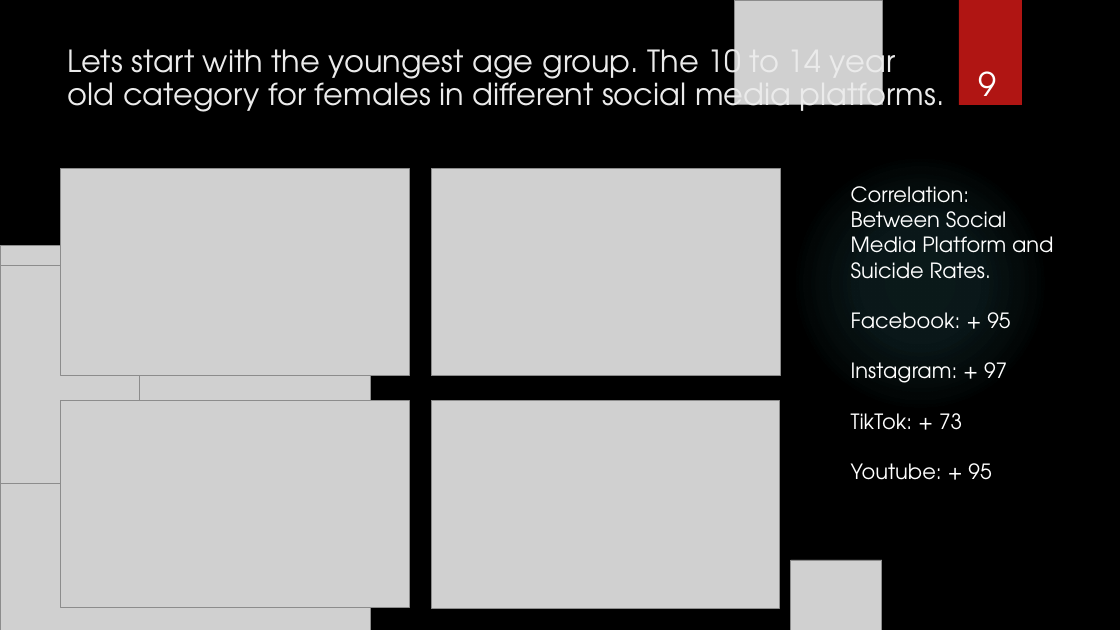
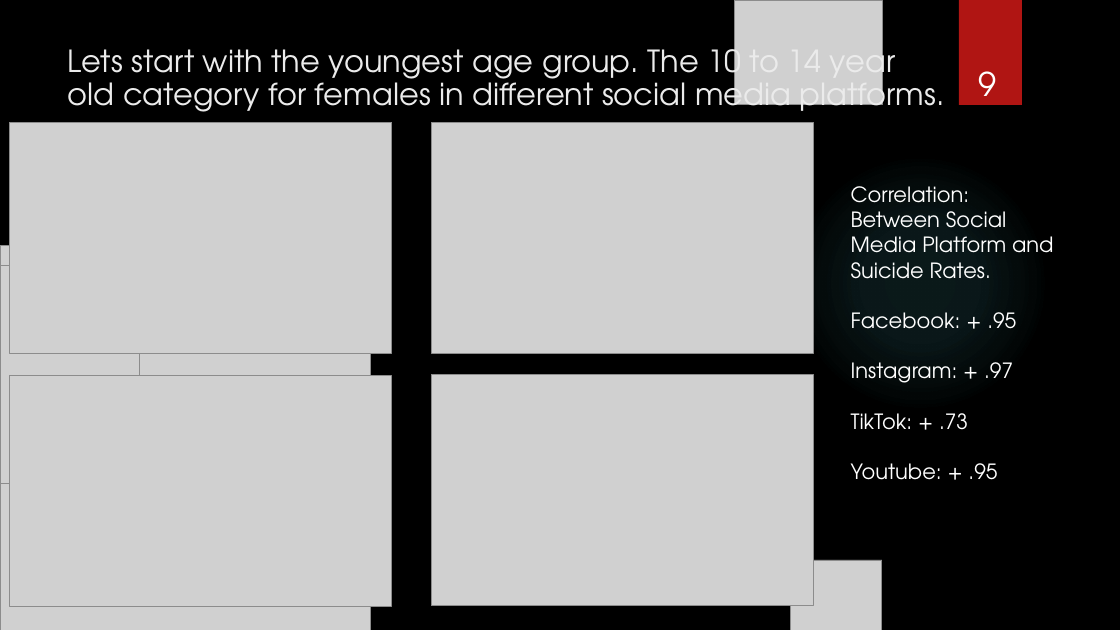
Before and after one commit to RussellBracey/Capston_rb, a slide deck: slide 10 of powerpoint/capstone_powerpoint.pptx (slide 9 before the commit). Drawn at 1120x630 pixels with LibreOffice and Linux fonts; fonts in the diff are those of the drawing; grey boxes stand for pictures; background and template pictures are left out. Boxes give left, top, right and bottom in pixels: in the first picture for what was removed or moved away, otherwise in the second. Text is boxed around its words. In the diff, an @@ line names an element or a change of style, - is before the commit and + after.

```diff
--- a/powerpoint/capstone_powerpoint.pptx
+++ b/powerpoint/capstone_powerpoint.pptx
@@ picture: place and size @@
-picture at (60,168,409,376)
+picture at (10,122,392,353)
@@ picture: place and size @@
-picture at (432,168,781,376)
+picture at (432,122,814,353)
@@ text at (851,312,1016,480): text changed @@
-Facebook: + 95
-Instagram: + 97
-TikTok: + 73
-Youtube: + 95
+Facebook: + .95
+Instagram: + .97
+TikTok: + .73
+Youtube: + .95
@@ picture: place and size @@
-picture at (60,401,409,608)
+picture at (9,376,392,607)
@@ picture: place and size @@
-picture at (432,401,781,608)
+picture at (432,375,814,606)
```
Also in this commit, not shown: 8 other slides changed, 1 slide removed, 1 other file.
